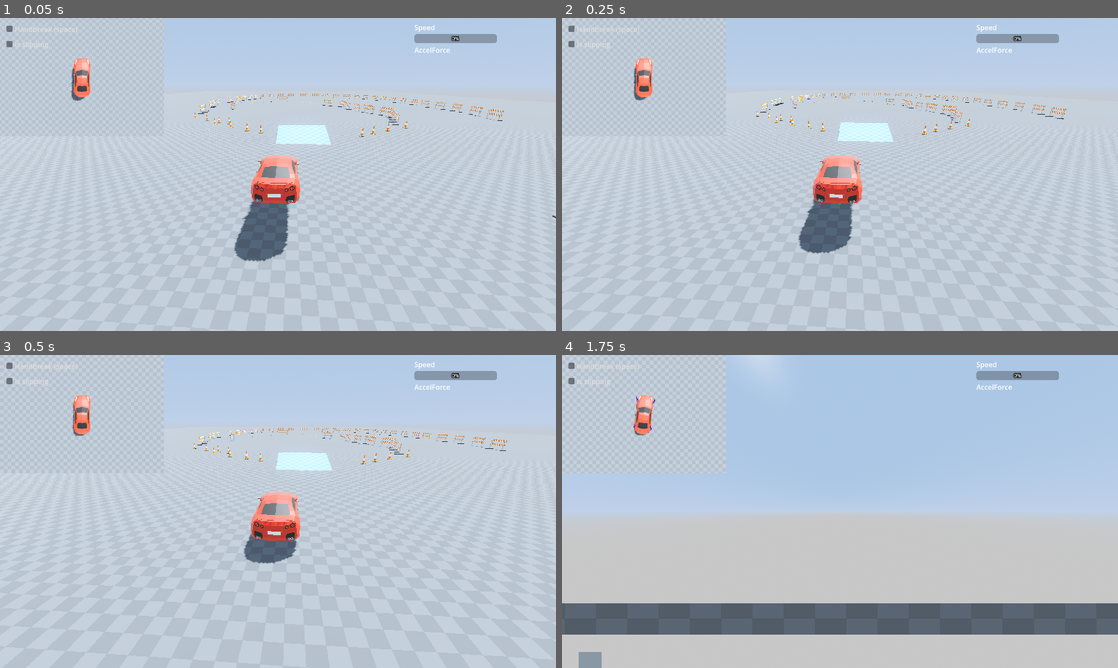
Above: before the commit, frames 1-4 (two rows, left to right).
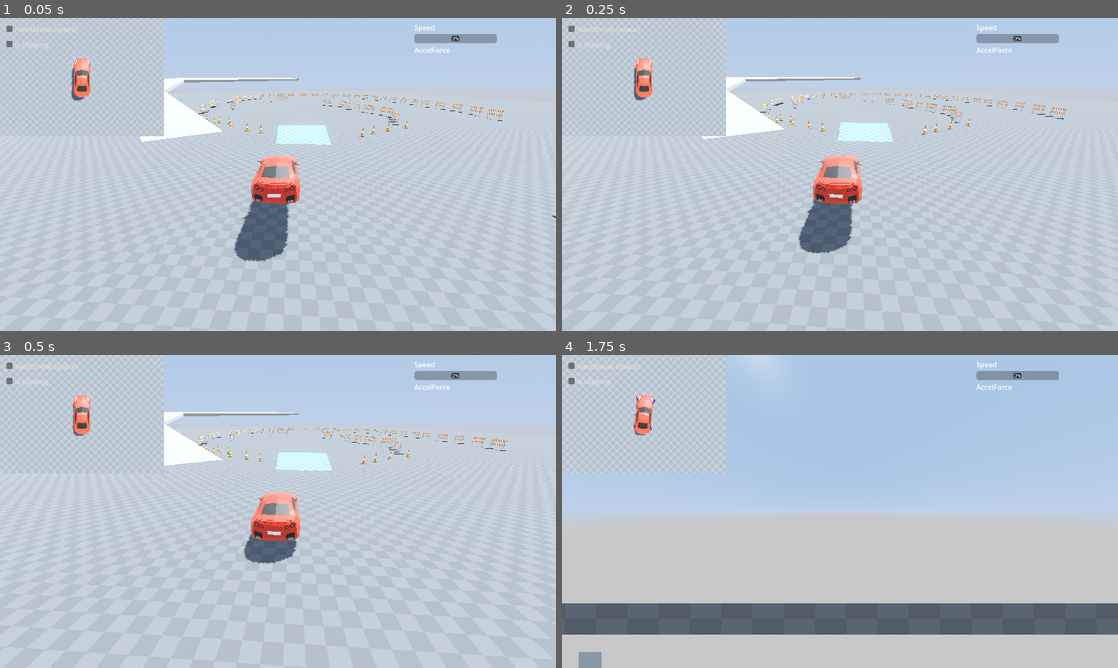
Above: after the commit, the same moments.

Repository: sellenth/arena2006
Game: Godot game, scene res://tutorial/4 finishing basics/car_world_steering.tscn
Two runs of this game, one before a commit and one after it. Both use one fixed random seed, a clock stepped at 60 frames per second and the inputs below.
Inputs (mouse positions are in pixels of both pictures, inside the frame that each line leads up to):
- Up to frame 1 (0.05 s): no input
- Up to frame 2 (0.25 s): no input
- Up to frame 3 (0.5 s): no input
- Up to frame 4 (1.75 s): tap Enter at 0.5 s; move the mouse to (962, 495) at 0.52 s; hold H (turn_right) 0.53-1.28 s; hold Right mouse button (accelerate) 0.53-1.28 s; click (962, 495) at 0.67 s; move the mouse to (728, 527) at 1.27 s; hold Shift (brake) from 1.28 s (still down); tap ` (change_camera) at 1.35 s

The runs differ from the first frame. In frame 1, 1.2% of the frame differs, in the area x 25-54%, y 19-40%; in frame 2, 1.2%; in frame 3, 1.0%; in frame 4, nothing differs.

Commit message:
fun path and reconciliation constants. texture setting. build settings

Diff:
--- a/project.godot
+++ b/project.godot
@@ -155,4 +155,5 @@
 
 [rendering]
 
+textures/vram_compression/import_etc2_astc=true
 anti_aliasing/quality/msaa_3d=2
--- a/tutorial/4 finishing basics/car_world_steering.tscn
+++ b/tutorial/4 finishing basics/car_world_steering.tscn
@@ -54,6 +54,13 @@
 size = Vector2(0.6, 1)
 orientation = 1
 
+[sub_resource type="Curve3D" id="Curve3D_qm2o8"]
+_data = {
+"points": PackedVector3Array(0, 0, 0, 0, 0, 0, -13.1711, -1.30335, 14.5162, 0, 0, 0, 0, 0, 0, -62.5066, 7.16259, -45.2326, 0, 0, 0, 0, 0, 0, -0.683891, 10.2336, -136.096),
+"tilts": PackedFloat32Array(0, 0, 0)
+}
+point_count = 3
+
 [node name="TestWorld" type="Node3D"]
 
 [node name="DirectionalLight3D" parent="." instance=ExtResource("1_xmp6s")]
@@ -470,5 +477,24 @@
 [node name="traffic_cone8" parent="Obstacles" instance=ExtResource("12_wxlo2")]
 transform = Transform3D(1, 0, 0, 0, 1, 0, 0, 0, 1, 6.9575, 0.0103439, -94.5393)
 
+[node name="Path3D" type="Path3D" parent="."]
+transform = Transform3D(1, 0, 0, 0, 1, 0, 0, 0, 1, 0, 0, -55.8006)
+curve = SubResource("Curve3D_qm2o8")
+
+[node name="CSGPolygon3D" type="CSGPolygon3D" parent="Path3D"]
+use_collision = true
+polygon = PackedVector2Array(-5, 0, -5, 1, 5, 1, 5, 0)
+mode = 2
+path_node = NodePath("..")
+path_interval_type = 0
+path_interval = 54.5
+path_simplify_angle = 0.0
+path_rotation = 2
+path_rotation_accurate = false
+path_local = true
+path_continuous_u = true
+path_u_distance = 1.0
+path_joined = false
+
 [editable path="DirectionalLight3D"]
 [editable path="Car/nissan_skyliner35"]
--- a/tutorial/4 finishing basics/raycast_car.gd
+++ b/tutorial/4 finishing basics/raycast_car.gd
@@ -23,6 +23,11 @@
 var _input_state := CarInputState.new()
 var _brake_pressed := false
 var _pending_snapshot: CarSnapshot
+# Lightweight reconciliation constants that soften server snaps.
+const SNAP_BLEND := 0.35
+const SNAP_POS_EPS := 0.05
+const SNAP_VEL_EPS := 0.1
+const SNAP_ANG_EPS := deg_to_rad(2.0)
 
 
 func _ready() -> void:
@@ -100,7 +105,23 @@
 
 func _integrate_forces(state: PhysicsDirectBodyState3D) -> void:
 	if _pending_snapshot:
-		state.transform = _pending_snapshot.transform
-		state.linear_velocity = _pending_snapshot.linear_velocity
-		state.angular_velocity = _pending_snapshot.angular_velocity
-		_pending_snapshot = null
+		var target := _pending_snapshot
+		var current_transform := state.transform
+		var blended_origin := current_transform.origin.lerp(target.transform.origin, SNAP_BLEND)
+		var current_quat := current_transform.basis.get_rotation_quaternion()
+		var target_quat := target.transform.basis.get_rotation_quaternion()
+		var blended_quat := current_quat.slerp(target_quat, SNAP_BLEND)
+		state.transform = Transform3D(Basis(blended_quat), blended_origin)
+
+		var blended_linear := state.linear_velocity.lerp(target.linear_velocity, SNAP_BLEND)
+		state.linear_velocity = blended_linear
+		var blended_angular := state.angular_velocity.lerp(target.angular_velocity, SNAP_BLEND)
+		state.angular_velocity = blended_angular
+
+		var pos_error := blended_origin.distance_to(target.transform.origin)
+		var ang_error := blended_quat.angle_to(target_quat)
+		var lin_error := blended_linear.distance_to(target.linear_velocity)
+		var ang_vel_error := blended_angular.distance_to(target.angular_velocity)
+		if pos_error <= SNAP_POS_EPS and ang_error <= SNAP_ANG_EPS \
+			and lin_error <= SNAP_VEL_EPS and ang_vel_error <= SNAP_VEL_EPS:
+			_pending_snapshot = null
Not shown, added: export_presets.cfg
Not shown: 1 places in tutorial/4 finishing basics/car_world_steering.tscn that only renumber resources
Not shown, changed: .gitignore
